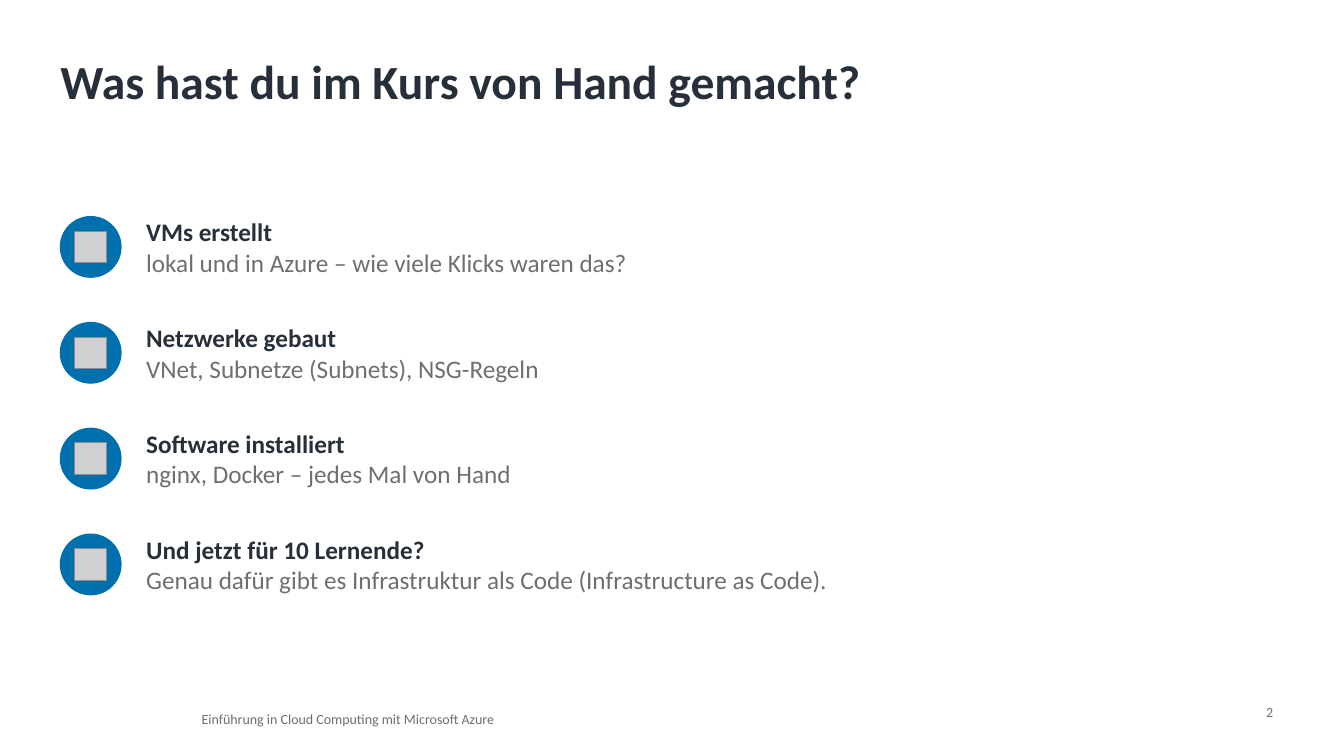
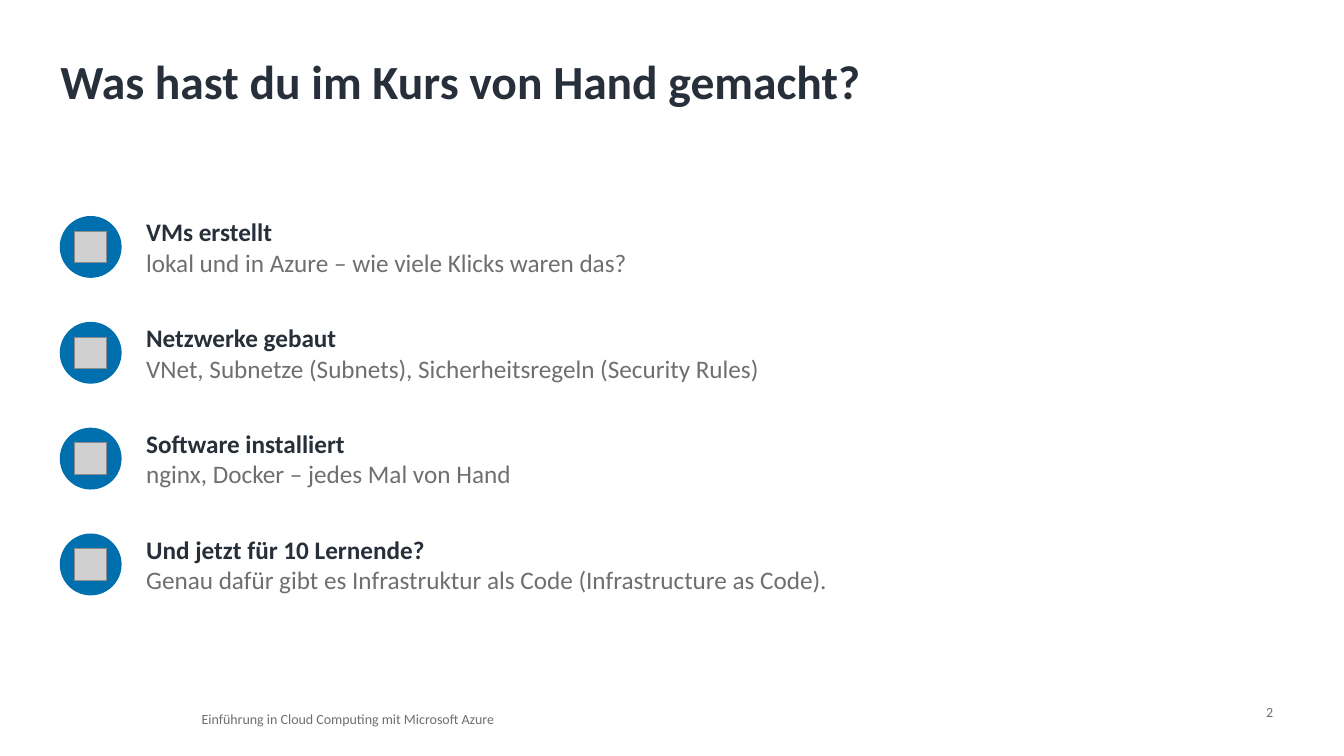
Before and after one commit to pat-teacher/azure-basics-training, a slide deck: slide 2 of praesentationen/tag-5-automatisierung.pptx. Drawn at 1344x756 pixels with LibreOffice and Linux fonts; fonts in the diff are those of the drawing; grey boxes stand for pictures; background and template pictures are left out. Boxes give left, top, right and bottom in pixels: in the first picture for what was removed or moved away, otherwise in the second. Text is boxed around its words. In the diff, an @@ line names an element or a change of style, - is before the commit and + after.

Commit message:
Refactor terminology from NSG rules to Security Rules across documentation and codebase for consistency and clarity. Update related content in README, assignments, solutions, presentations, and glossary. Ensure all references to security rules are accurate and reflect current Azure terminology.

```diff
--- a/praesentationen/tag-5-automatisierung.pptx
+++ b/praesentationen/tag-5-automatisierung.pptx
@@ text at [146,360,759,383]: text changed @@
-VNet, Subnetze (Subnets), NSG-Regeln
+VNet, Subnetze (Subnets), Sicherheitsregeln (Security Rules)
```
Also in this commit, not shown: 17 other files.
